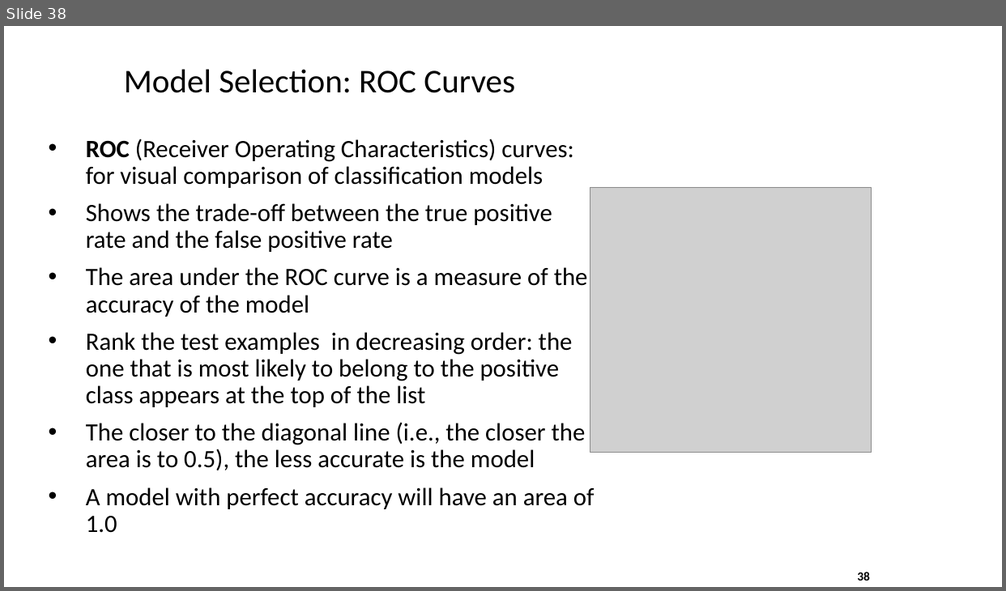
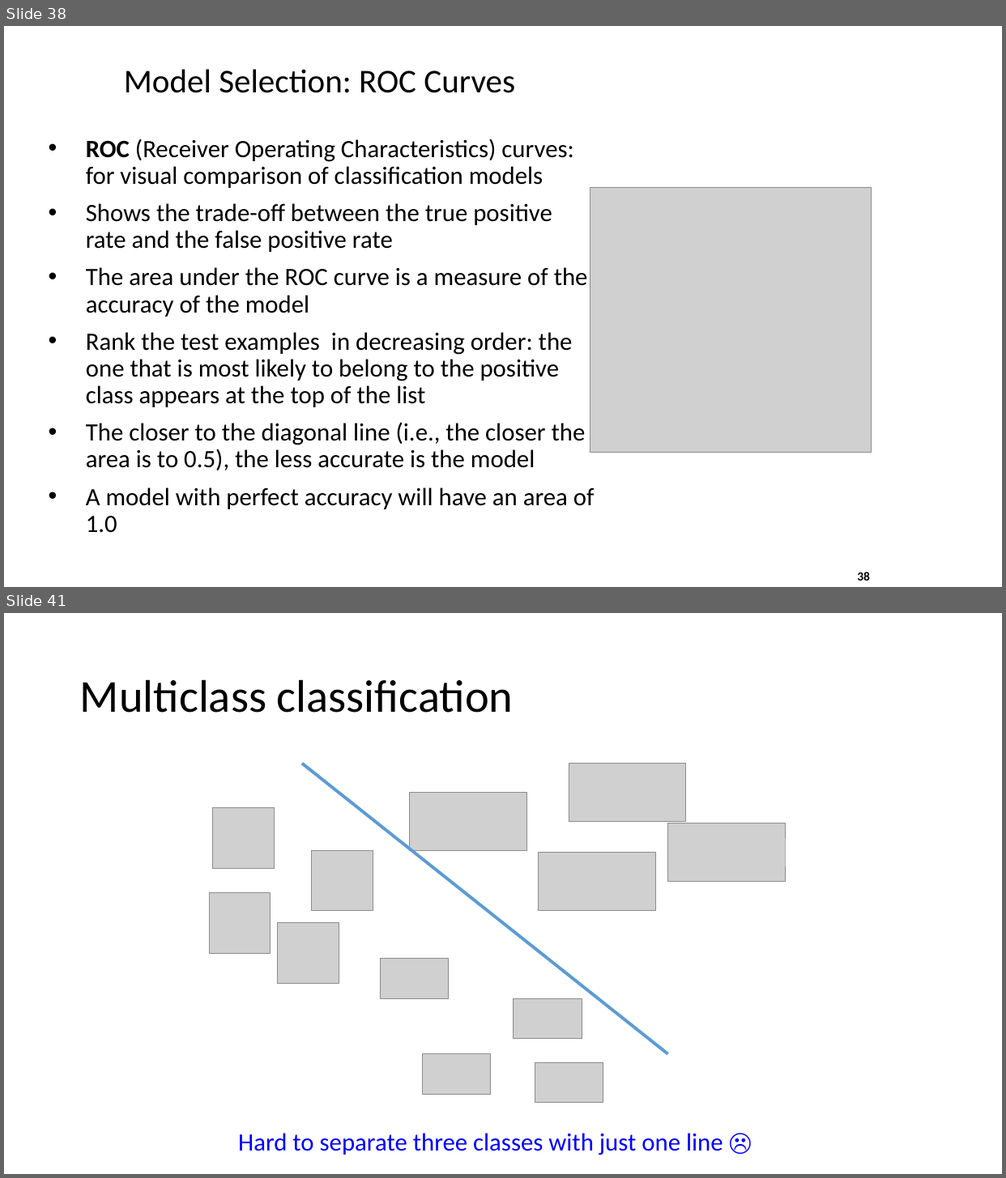
Before and after one commit to ramcdougal/cbb750, a slide deck: data mining/data mining 1.pptx. Shown one above the other, each under a label of ours: slide 38 before the commit, slides 38 and 41 after it; the slides between them are not shown. The pictures are 1006x591 and 1006x1178 pixels, drawn with LibreOffice and Linux fonts; fonts in the diff are those of the drawing; grey boxes stand for pictures. Boxes give left, top, right and bottom in pixels: in the first picture for what was removed or moved away, otherwise in the second. Text is boxed around its words. In the diff, an @@ line names an element or a change of style, - is before the commit and + after.

```diff
--- a/data mining/data mining 1.pptx
+++ b/data mining/data mining 1.pptx
@@ slide 41 added at (4, 613, 1002, 1174), background #FFFFFF @@
@@ title added at (80, 679, 513, 713), 44 pt, text #000000 @@
+Multiclass classification
@@ line added from (302, 764) to (668, 1054), #5B9BD5 3 pt @@
@@ picture added at (569, 764, 686, 822) @@
@@ picture added at (410, 793, 526, 851) @@
@@ picture added at (213, 808, 275, 868) @@
@@ picture added at (668, 824, 785, 882) @@
@@ picture added at (312, 851, 373, 911) @@
@@ picture added at (539, 853, 655, 911) @@
@@ picture added at (209, 893, 270, 953) @@
@@ picture added at (277, 924, 339, 983) @@
@@ picture added at (381, 959, 449, 999) @@
@@ picture added at (513, 999, 582, 1039) @@
@@ picture added at (423, 1054, 491, 1095) @@
@@ picture added at (535, 1063, 603, 1103) @@
@@ text added at (238, 1133, 723, 1156), 24 pt, text #0000FF @@
+Hard to separate three classes with just one line ☹
```
Also in this commit, not shown: 2 slides changed, 15 other slides added, 1 slide removed.
